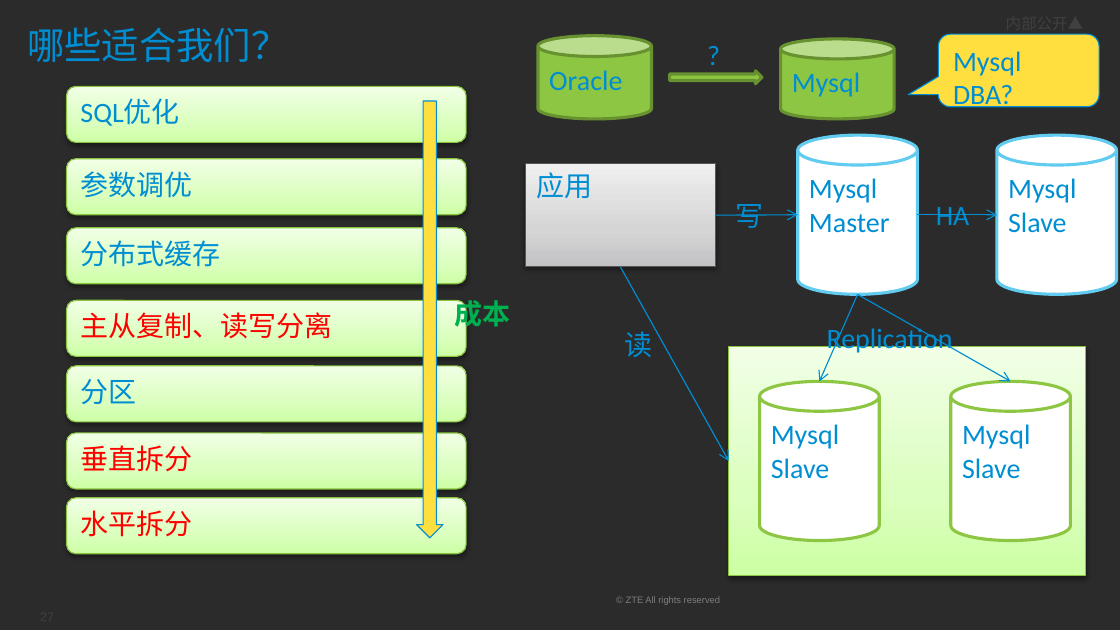
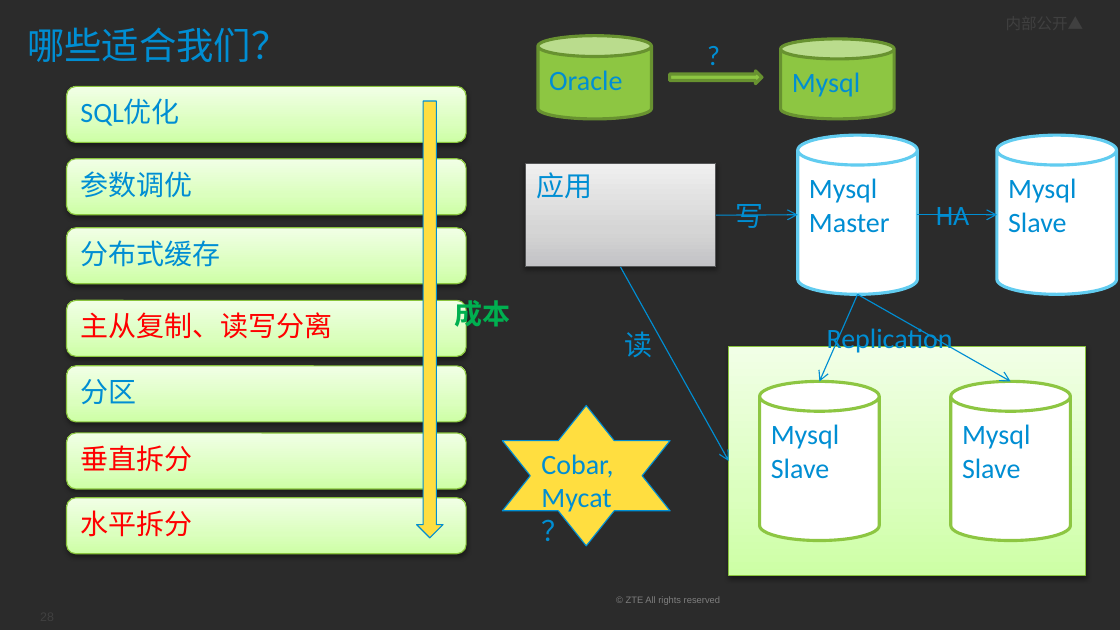
Before and after one commit to johnny8353/jproject, a slide deck: slide 28 of note/note-top/mysql-分布式/黄福强-Mysql分布式集群.pptx (slide 27 before the commit). Drawn at 1120x630 pixels with LibreOffice and Linux fonts; fonts in the diff are those of the drawing; background and template pictures are left out; a plain dark background stands for a picture behind light text. Boxes give left, top, right and bottom in pixels: in the first picture for what was removed or moved away, otherwise in the second. Text is boxed around its words. In the diff, an @@ line names an element or a change of style, - is before the commit and + after.

```diff
--- a/note/note-top/mysql-分布式/黄福强-Mysql分布式集群.pptx
+++ b/note/note-top/mysql-分布式/黄福强-Mysql分布式集群.pptx
@@ rounded speech box removed at bbox=[939, 35, 1100, 108] @@
-Mysql DBA?
@@ star added at bbox=[503, 405, 671, 545], fill #FFDE40, outline #008ED3 0.75 pt, 18 pt, text #008ED3 @@
+Cobar,Mycat？
```
Also in this commit, not shown: 5 other slides changed, 1 slide added, 30 other files.
